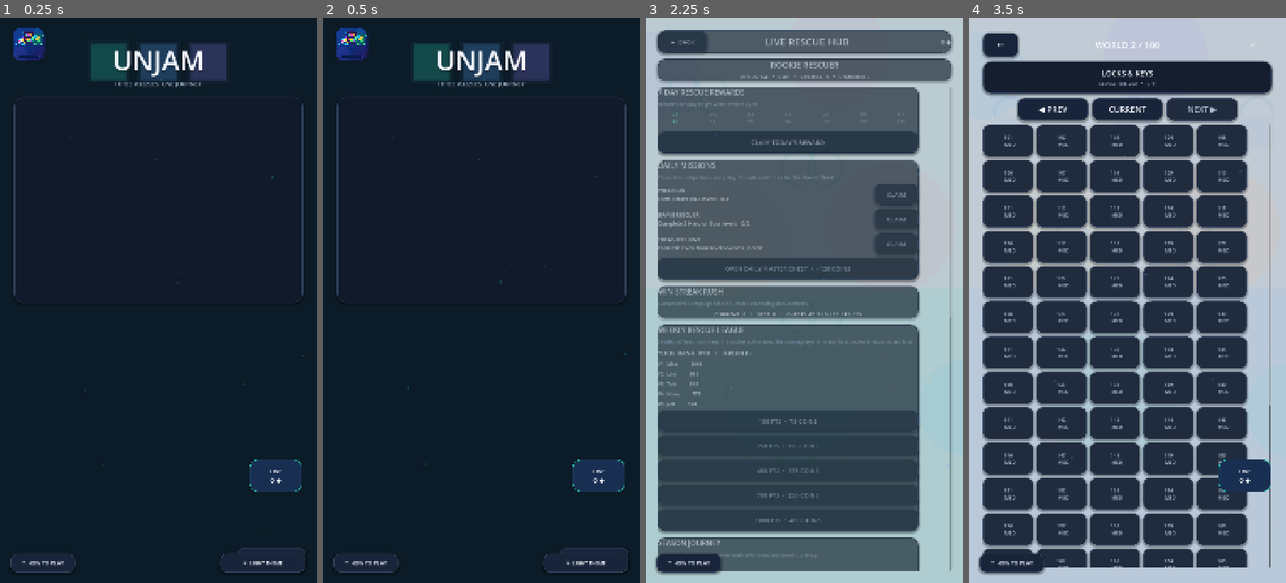
Above: before the commit, frames 1-4 (left to right).
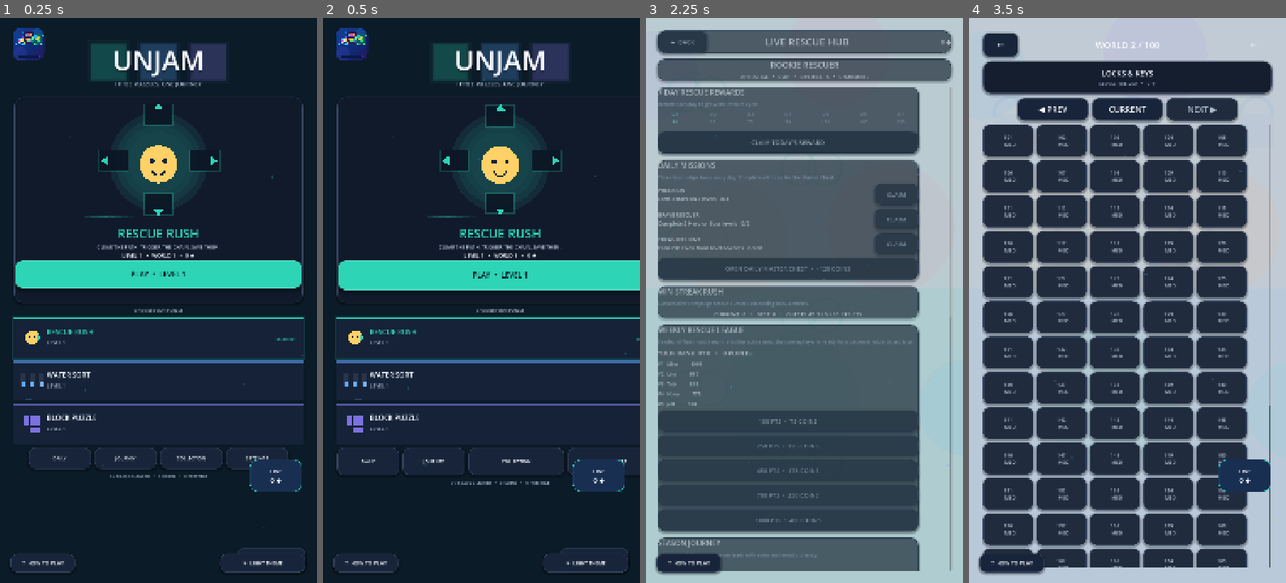
Above: after the commit, the same moments.

Repository: eghosa001/unjam
Game: Godot game, scene res://scenes/Main.tscn
The game is run twice, just before and just after one commit, with the same random seed, the same clock (stepped at 60 frames per second) and the same inputs.
Inputs:
- Up to frame 1 (0.25 s): no input
- Up to frame 2 (0.5 s): no input
- Up to frame 3 (2.25 s): click "PLAY LEVEL 1" at 0.5 s; click "NEXT ▶" at 1.25 s; click "LIVE 0 ◆" at 2 s
- Up to frame 4 (3.5 s): click "←" at 2.75 s

The runs differ from the first frame. In frame 1, 11% of the frame differs, in the area x 3-97%, y 15-82%; in frame 2, 14%, in the area x 3-100%, y 4-83%; in frame 3, less than 0.1%; in frame 4, nothing differs.
Error before the commit: Parse Error: Cannot infer the type of "col" variable because the value doesn't have a set type. (res://scripts/ui/game_showcase_art.gd:69)

Commit message:
Fix showcase drawing color typing

Diff:
--- a/scripts/ui/game_showcase_art.gd
+++ b/scripts/ui/game_showcase_art.gd
@@ -30,68 +30,62 @@
 	return Color("0b1322") if dark_mode else Color("f6f9fd")
 
 func _draw_rescue_rush() -> void:
-	var c := size * 0.5
-	var bob := sin(phase * 2.2) * 7.0
+	var c: Vector2 = size * 0.5
+	var bob: float = sin(phase * 2.2) * 7.0
 	for ring in range(4, 0, -1):
 		draw_circle(c + Vector2(0, bob), 80.0 + ring * 22.0, Color(accent, 0.025 * ring))
-	# rescue character
 	draw_circle(c + Vector2(0, 8 + bob), 64, Color("ffd166"))
 	draw_circle(c + Vector2(-22, -2 + bob), 8, Color("16213a"))
 	draw_circle(c + Vector2(22, -2 + bob), 8, Color("16213a"))
 	draw_arc(c + Vector2(0, 24 + bob), 22, 0.15, PI - 0.15, 24, Color("16213a"), 5)
-	# blockers/arrows around character
-	var dirs := [Vector2.LEFT, Vector2.RIGHT, Vector2.UP, Vector2.DOWN]
+	var dirs: Array[Vector2] = [Vector2.LEFT, Vector2.RIGHT, Vector2.UP, Vector2.DOWN]
 	for i in range(4):
 		var d: Vector2 = dirs[i]
-		var p := c + d * (150 + sin(phase * 1.8 + i) * 8)
+		var p: Vector2 = c + d * (150 + sin(phase * 1.8 + i) * 8)
 		var rect := Rect2(p - Vector2(52, 38), Vector2(104, 76))
 		draw_rect(rect, Color(accent, 0.18 + i * 0.03), true)
 		draw_rect(rect.grow(-4), Color(_bg(), 0.92), true)
-		var tip := p + d * 28
-		var side := Vector2(-d.y, d.x) * 16
+		var tip: Vector2 = p + d * 28
+		var side: Vector2 = Vector2(-d.y, d.x) * 16
 		draw_colored_polygon(PackedVector2Array([tip + d * 14, tip - d * 10 + side, tip - d * 10 - side]), accent)
-	# motion trail
 	for j in range(5):
-		var alpha := 0.16 - j * 0.025
+		var alpha: float = 0.16 - j * 0.025
 		draw_line(c + Vector2(-250 + j*22, 190), c + Vector2(-170 + j*22, 190), Color(accent, alpha), 8)
 
 func _draw_water_sort() -> void:
-	var c := size * 0.5
-	var colors := [Color("ff6b7a"), Color("ffd166"), Color("5da9ff"), Color("67e8cf")]
+	var c: Vector2 = size * 0.5
+	var colors: Array[Color] = [Color("ff6b7a"), Color("ffd166"), Color("5da9ff"), Color("67e8cf")]
 	for i in range(5):
-		var x := c.x - 220 + i * 110
-		var y := c.y + sin(phase * 1.8 + i * 0.7) * 8
+		var x: float = c.x - 220 + i * 110
+		var y: float = c.y + sin(phase * 1.8 + i * 0.7) * 8
 		var tube := Rect2(Vector2(x - 34, y - 105), Vector2(68, 210))
 		draw_rect(tube, Color(1,1,1,0.08), true)
 		draw_rect(Rect2(tube.position + Vector2(7, 10), tube.size - Vector2(14, 18)), Color(_bg(), 0.82), true)
 		for layer in range(4):
-			var liquid_y := y + 76 - layer * 38
-			var col := colors[(i + layer) % colors.size()]
-			var wave := sin(phase * 3.0 + i + layer) * 2.5
+			var liquid_y: float = y + 76 - layer * 38
+			var col: Color = colors[(i + layer) % colors.size()]
+			var wave: float = sin(phase * 3.0 + i + layer) * 2.5
 			draw_rect(Rect2(Vector2(x - 26, liquid_y - 28 + wave), Vector2(52, 32)), Color(col, 0.92), true)
-	# pouring stream
-	var sx := c.x - 110.0
-	var tx := c.x + 110.0
-	var stream_y := c.y - 150.0 + sin(phase * 2.8) * 6.0
+	var sx: float = c.x - 110.0
+	var tx: float = c.x + 110.0
+	var stream_y: float = c.y - 150.0 + sin(phase * 2.8) * 6.0
 	draw_line(Vector2(sx, stream_y), Vector2(tx, stream_y + 28), Color(colors[2], 0.92), 12)
 	draw_circle(Vector2(tx, stream_y + 28), 10 + sin(phase * 4.0) * 2, colors[2])
 
 func _draw_block_puzzle() -> void:
-	var c := size * 0.5
-	var origin := c - Vector2(180, 180)
+	var c: Vector2 = size * 0.5
+	var origin: Vector2 = c - Vector2(180, 180)
 	var cell := 44.0
 	for y in range(8):
 		for x in range(8):
 			var rect := Rect2(origin + Vector2(x, y) * cell, Vector2(cell - 5, cell - 5))
-			var filled := ((x + y * 3) % 7 in [0,1,3]) and not (x in [3,4] and y in [3,4])
-			var col := Color(accent, 0.75) if filled else Color(1,1,1,0.05)
+			var filled: bool = ((x + y * 3) % 7 in [0,1,3]) and not (x in [3,4] and y in [3,4])
+			var col: Color = Color(accent, 0.75) if filled else Color(1,1,1,0.05)
 			draw_rect(rect, col, true)
-	# hovering piece above board
-	var hover := origin + Vector2(3.0 * cell, 1.3 * cell) + Vector2(0, sin(phase * 2.1) * 10)
-	for p in [Vector2(0,0), Vector2(1,0), Vector2(1,1), Vector2(2,1)]:
+	var hover: Vector2 = origin + Vector2(3.0 * cell, 1.3 * cell) + Vector2(0, sin(phase * 2.1) * 10)
+	for p: Vector2 in [Vector2(0,0), Vector2(1,0), Vector2(1,1), Vector2(2,1)]:
 		var r := Rect2(hover + p * cell, Vector2(cell - 5, cell - 5))
 		draw_rect(r.grow(6), Color(accent, 0.08), true)
 		draw_rect(r, accent.lightened(0.08), true)
-	# clear sweep
-	var sweep_x := origin.x + fposmod(phase * 110.0, 8.0 * cell)
+	var sweep_x: float = origin.x + fposmod(phase * 110.0, 8.0 * cell)
 	draw_rect(Rect2(Vector2(sweep_x, origin.y), Vector2(18, 8 * cell)), Color("67e8cf", 0.16), true)
